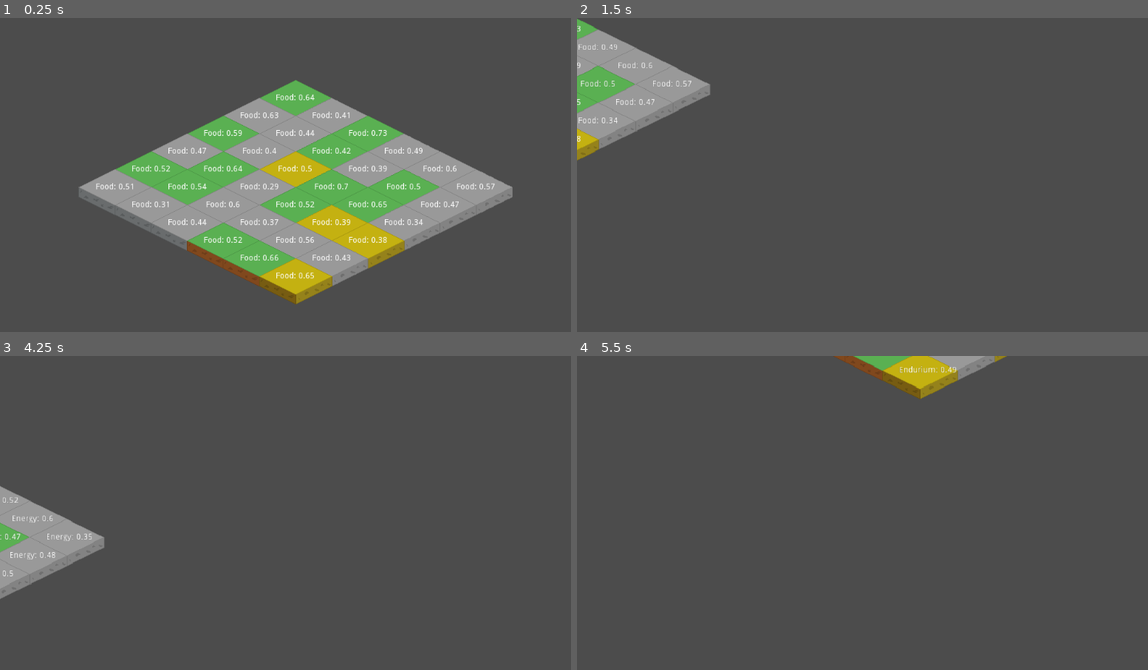
Above: before the commit, frames 1-4 (two rows, left to right).
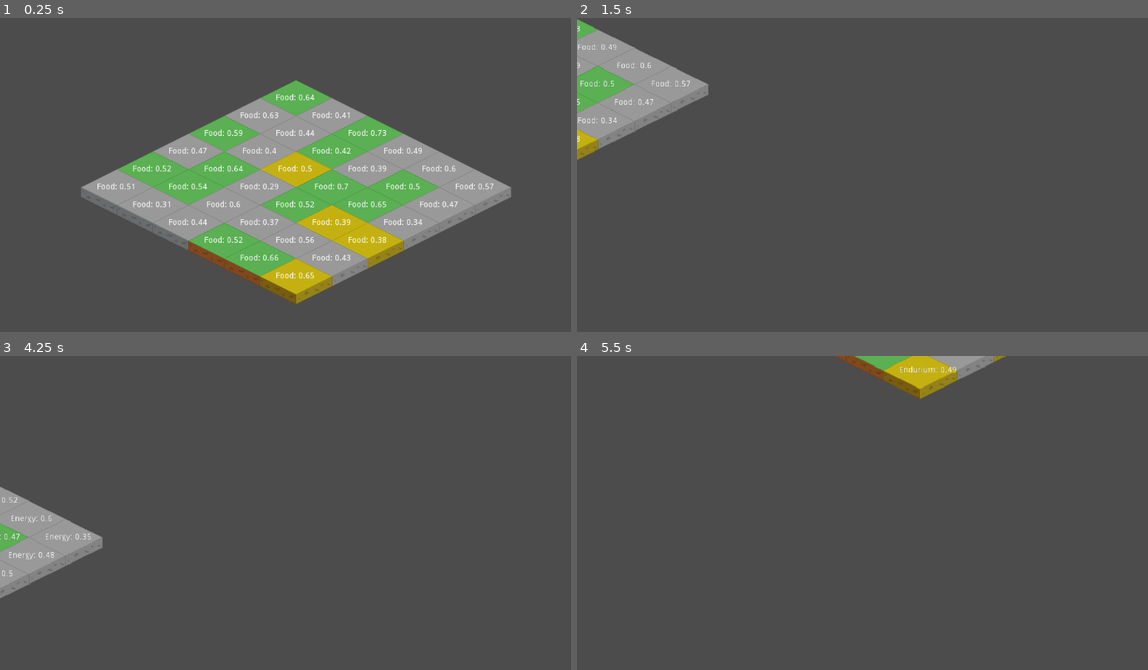
Above: after the commit, the same moments.

Repository: kputnins/odl_old
Game: Godot game, scene res://scenes/Game.tscn
Two runs of this game, one before a commit and one after it. Both use one fixed random seed, a clock stepped at 60 frames per second and the inputs below.
Inputs (mouse positions are in pixels of both pictures, inside the frame that each line leads up to):
- Up to frame 1 (0.25 s): no input
- Up to frame 2 (1.5 s): tap Enter at 0.5 s; move the mouse to (1005, 171) at 0.52 s; hold Right (ui_right) 0.53-1.28 s; tap Mouse wheel up (zoom_in) at 0.6 s; click (1005, 171) at 0.67 s; move the mouse to (754, 206) at 1.27 s; hold Down (ui_down) from 1.28 s (still down); tap Mouse wheel down (zoom_out) at 1.35 s
- Up to frame 3 (4.25 s): tap Space at 2, 3.5 s; move the mouse to (354, 453) at 2.02 s; release Down (ui_down) at 2.03 s; hold Right (ui_right) 2.03-2.78 s; hold 1 2.03-2.78 s; tap Enter at 2.75 s; move the mouse to (268, 597) at 2.77 s; hold Up (ui_up) 2.78-3.53 s; tap 2 at 2.85 s; click (268, 597) at 2.92 s; move the mouse to (473, 578) at 3.52 s; hold Left (ui_left) from 3.53 s (still down); hold 3 from 3.53 s (still down)
- Up to frame 4 (5.5 s): move the mouse to (696, 475) at 4.27 s; release 3 at 4.28 s; tap 4 at 4.35 s; move the mouse to (902, 528) at 5.02 s; release Left (ui_left) at 5.03 s; hold Down (ui_down) from 5.03 s (still down); hold 5 from 5.03 s (still down); click (902, 528) at 5.17 s

The runs differ from the first frame. In frame 1, 1.9% of the frame differs, in the area x 13-90%, y 19-91%; in frame 2, 0.5%; in frame 3, 0.4%; in frame 4, less than 0.1%.

Commit message:
fix: removed odd title pixel width inconsitencies

Diff:
--- a/scenes/StaticTestTerritory.tscn
+++ b/scenes/StaticTestTerritory.tscn
@@ -7,9 +7,9 @@
 [node name="TileMap" type="TileMap" parent="."]
 mode = 1
 tile_set = ExtResource( 1 )
-cell_size = Vector2( 125, 62 )
+cell_size = Vector2( 124, 62 )
 format = 1
-tile_data = PoolIntArray( -458750, 3, 0, -393214, 1, 0, -393 …(745 unchanged characters)…  0, 262154, 1, 0, 262155, 1, 0, 262156, 1, 0, 262157, 1, 0, 262158, 1, 0, 262159, 1, 0, 262163, 2, 0, 262164, 3, 0, 262165, 3, 0, 327682, 2, 0, 327683, 3, 0, 327684, 1, 0, 327690, 3, 0, 327691, 3, 0, 327692, 1, 0, 327693, 1, 0, 327694, 1, 0, 327695, 1, 0, 327696, 1, 0, 327699, 3, 0, 327700, 3, 0, 327701, 3, 0, 393218, 3, 0, 393219, 2, 0, 393220, 3, 0, 393226, 1, 0, 393227, 3, 0, 393228, 3, 0, 393229, 1, 0, 393230, 1, 0, 393231, 2, 0, 393232, 1, 0, 393236, 1, 0, 393237, 2, 0, 458754, 1, 0, 458755, 3, 0, 458756, 2, 0, 458762, 1, 0, 458763, 1, 0, 458764, 1, 0, 458765, 1, 0, 458766, 1, 0, 458767, 1, 0, 458768, 1, 0, 524290, 3, 0, 524291, 1, 0, 524292, 3, 0, 524298, 1, 0, 524299, 2, 0, 524300, 2, 0, 524301, 1, 0, 524302, 1, 0, 524303, 1, 0, 524304, 3, 0, 589826, 2, 0, 589827, 3, 0, 589828, 1, 0, 589834, 1, 0, 589835, 2, 0, 589836, 1, 0, 589837, 1, 0, 589838, 1, 0, 589839, …(259 unchanged characters)…
+tile_data = PoolIntArray( -458750, 3, 0, -393214, 1, 0, -393 …(745 unchanged characters)…  0, 262154, 1, 0, 262155, 1, 0, 262156, 5, 0, 262157, 5, 0, 262158, 1, 0, 262159, 1, 0, 262163, 2, 0, 262164, 3, 0, 262165, 3, 0, 327682, 2, 0, 327683, 3, 0, 327684, 1, 0, 327690, 3, 0, 327691, 3, 0, 327692, 5, 0, 327693, 5, 0, 327694, 1, 0, 327695, 1, 0, 327696, 1, 0, 327699, 3, 0, 327700, 3, 0, 327701, 3, 0, 393218, 3, 0, 393219, 2, 0, 393220, 3, 0, 393226, 1, 0, 393227, 3, 0, 393228, 3, 0, 393229, 1, 0, 393230, 1, 0, 393231, 2, 0, 393232, 1, 0, 393236, 1, 0, 393237, 2, 0, 458754, 1, 0, 458755, 3, 0, 458756, 2, 0, 458762, 1, 0, 458763, 1, 0, 458764, 1, 0, 458765, 1, 0, 458766, 1, 0, 458767, 1, 0, 458768, 1, 0, 524290, 3, 0, 524291, 1, 0, 524292, 3, 0, 524298, 1, 0, 524299, 2, 0, 524300, 2, 0, 524301, 1, 0, 524302, 1, 0, 524303, 1, 0, 524304, 3, 0, 589826, 2, 0, 589827, 3, 0, 589828, 1, 0, 589834, 1, 0, 589835, 2, 0, 589836, 5, 0, 589837, 1, 0, 589838, 1, 0, 589839, …(259 unchanged characters)…
 
 [node name="Label" type="Label" parent="TileMap"]
 margin_left = 19.0
@@ -24,6 +24,6 @@
 [node name="TileMap2" type="TileMap" parent="."]
 mode = 1
 tile_set = ExtResource( 1 )
-cell_size = Vector2( 125, 62 )
+cell_size = Vector2( 124, 62 )
 format = 1
-tile_data = PoolIntArray( 13, 0, 0, 196620, 0, 0, 262158, 0, 0, 589836, 0, 0, 851982, 0, 0 )
+tile_data = PoolIntArray( 13, 0, 0, 196620, 0, 0, 262158, 0, 0, 524299, 6, 0, 589836, 0, 0, 851982, 0, 0 )
--- a/scenes/Teritory.tscn
+++ b/scenes/Teritory.tscn
@@ -13,5 +13,5 @@
 [node name="TileMap" type="TileMap" parent="."]
 mode = 1
 tile_set = ExtResource( 1 )
-cell_size = Vector2( 125, 62 )
+cell_size = Vector2( 124, 62 )
 format = 1
--- a/tilesets/terrain.tres
+++ b/tilesets/terrain.tres
@@ -1,16 +1,16 @@
 [gd_resource type="TileSet" load_steps=5 format=2]
 
-[ext_resource path="res://assets/terrain/rock_125_62.png" type="Texture" id=1]
-[ext_resource path="res://assets/terrain/transparent_125_62.png" type="Texture" id=2]
-[ext_resource path="res://assets/terrain/grass_125_62.png" type="Texture" id=3]
-[ext_resource path="res://assets/terrain/sand_125_62.png" type="Texture" id=4]
+[ext_resource path="res://assets/terrain/rock_124_62.png" type="Texture" id=1]
+[ext_resource path="res://assets/terrain/transparent_124_62.png" type="Texture" id=2]
+[ext_resource path="res://assets/terrain/grass_124_62.png" type="Texture" id=3]
+[ext_resource path="res://assets/terrain/sand_124_62.png" type="Texture" id=4]
 
 [resource]
-0/name = "transparent_125_62.png 0"
+0/name = "grass_124_62.png 0"
 0/texture = ExtResource( 2 )
 0/tex_offset = Vector2( 0, 0 )
 0/modulate = Color( 1, 1, 1, 1 )
-0/region = Rect2( 0, 0, 127, 80 )
+0/region = Rect2( 0, 0, 126, 80 )
 0/tile_mode = 0
 0/occluder_offset = Vector2( 0, 0 )
 0/navigation_offset = Vector2( 0, 0 )
@@ -20,11 +20,11 @@
 0/shape_one_way_margin = 0.0
 0/shapes = [  ]
 0/z_index = 0
-1/name = "grass_125_62.png 1"
+1/name = "transparent_124_62.png 1"
 1/texture = ExtResource( 3 )
 1/tex_offset = Vector2( 0, 0 )
 1/modulate = Color( 1, 1, 1, 1 )
-1/region = Rect2( 0, 0, 127, 80 )
+1/region = Rect2( 0, 0, 126, 80 )
 1/tile_mode = 0
 1/occluder_offset = Vector2( 0, 0 )
 1/navigation_offset = Vector2( 0, 0 )
@@ -34,11 +34,11 @@
 1/shape_one_way_margin = 0.0
 1/shapes = [  ]
 1/z_index = 0
-2/name = "rock_125_62.png 2"
+2/name = "rock_124_62.png 2"
 2/texture = ExtResource( 1 )
 2/tex_offset = Vector2( 0, 0 )
 2/modulate = Color( 1, 1, 1, 1 )
-2/region = Rect2( 0, 0, 127, 80 )
+2/region = Rect2( 0, 0, 126, 80 )
 2/tile_mode = 0
 2/occluder_offset = Vector2( 0, 0 )
 2/navigation_offset = Vector2( 0, 0 )
@@ -48,11 +48,11 @@
 2/shape_one_way_margin = 0.0
 2/shapes = [  ]
 2/z_index = 0
-3/name = "sand_125_62.png 3"
+3/name = "sand_124_62.png 3"
 3/texture = ExtResource( 4 )
 3/tex_offset = Vector2( 0, 0 )
 3/modulate = Color( 1, 1, 1, 1 )
-3/region = Rect2( 0, 0, 127, 80 )
+3/region = Rect2( 0, 0, 126, 80 )
 3/tile_mode = 0
 3/occluder_offset = Vector2( 0, 0 )
 3/navigation_offset = Vector2( 0, 0 )
Binary file added: assets/terrain/grass_124_62.png
Not shown, changed: assets/terrain/grass_124_62.png.import
Binary file removed: assets/terrain/grass_125_62.png
Binary file added: assets/terrain/rock_124_62.png
Not shown, changed: assets/terrain/rock_124_62.png.import
Binary file removed: assets/terrain/rock_125_62.png
Binary file added: assets/terrain/sand_124_62.png
Not shown, changed: assets/terrain/sand_124_62.png.import
Binary file removed: assets/terrain/sand_125_62.png
Binary file added: assets/terrain/transparent_124_62.png
Not shown, changed: assets/terrain/transparent_124_62.png.import
Binary file removed: assets/terrain/transparent_125_62.png
(and 8 more such lines)
